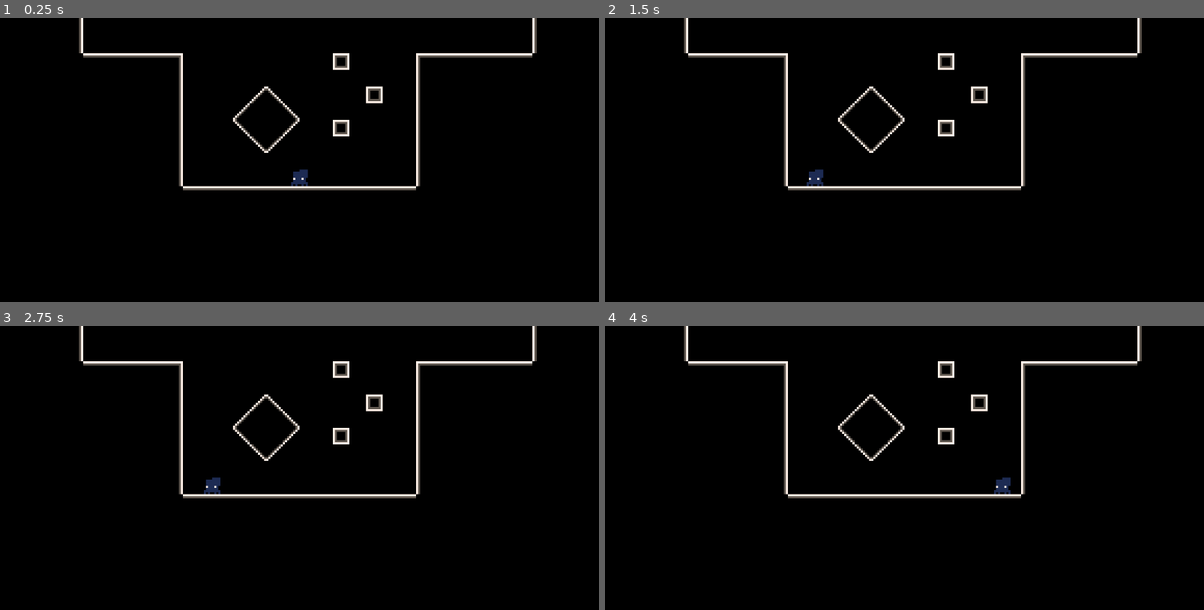
Above: before the commit, frames 1-4 (two rows, left to right).
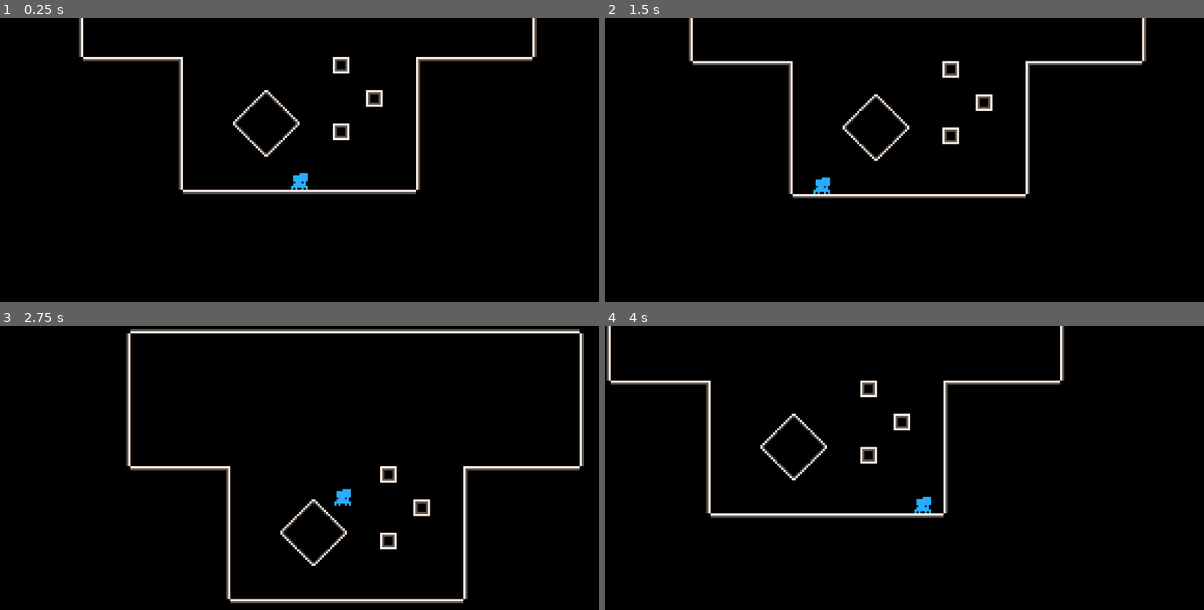
Above: after the commit, the same moments.

Repository: Flamenccio/spider-jump
Game: Godot game, scene res://world.tscn
Two runs of this game, one before a commit and one after it. Both use one fixed random seed, a clock stepped at 60 frames per second and the inputs below.
Inputs (mouse positions are in pixels of both pictures, inside the frame that each line leads up to):
- Up to frame 1 (0.25 s): no input
- Up to frame 2 (1.5 s): tap Enter at 0.5 s; move the mouse to (1036, 168) at 0.52 s; press the mouse at (1036, 168) at 0.53 s; hold D (move_right) 0.53-1.25 s; release the mouse at (1036, 168) at 1.25 s; drag from (784, 202) to (874, 253) at 1.27 s
- Up to frame 3 (2.75 s): move the mouse to (359, 419) at 2.02 s; hold D (move_right) from 2.03 s (still down); tap Delete at 2.1 s
- Up to frame 4 (4 s): release D (move_right) at 2.75 s; drag from (874, 561) to (724, 442) at 2.77 s; move the mouse to (1084, 544) at 3.52 s; hold A (move_left) from 3.53 s (still down); tap V at 3.6 s

The runs differ from the first frame. In frame 1, 3.3% of the frame differs, in the area x 13-90%, y 12-63%; in frame 2, 5.6%; in frame 3, 7.5%, in the area x 13-98%, y 0-98%; in frame 4, 5.8%.

Commit message:
adjust player collider

Diff:
--- /dev/null
+++ b/camera.gd
@@ -0,0 +1,7 @@
+extends Camera2D
+
+@export var _follow_target: Node2D
+
+func _process(delta: float) -> void:
+	if _follow_target != null:
+		global_position = _follow_target.global_position
--- /dev/null
+++ b/tilemap_baker/TilemapCollisionBaker.gd
@@ -0,0 +1,173 @@
+@tool
+extends StaticBody2D
+
+## This script pre-bakes collisions for square tilemaps, therefore optimizing code
+## and getting rid of weird physics bugs!
+##
+## How it works TLDR:
+## This script finds the position of every tile on the layer you've selected from the top left
+## It then goes to the right until it reaches an edge, then created a rectange CollisionShape2D
+##    and places it in the correct position and size. It keeps doing this until it reaches the end.
+## For further optimizations, it combines different rows of CollisionShapes if
+##    they are the same size.
+
+## Your TileMapLayer Nodes
+@export var tilemaplayers_nodepaths: Array[NodePath]
+
+## Whether or not you want the children of this node to be deleted on run or not.
+## Be careful with this!
+@export var delete_children_on_run: bool = true
+
+## A fake button to run the code. Bakes collisions and adds colliders as children to this node!
+@export var run_script: bool = false : set = run_code
+
+func run_code(_fake_bool = null):
+	if delete_children_on_run:
+		delete_children()
+
+	if tilemaplayers_nodepaths.is_empty():
+		print("Hey, you forgot to add tilemaplayers to bake!")
+		return
+
+	for tile_map_path: NodePath in tilemaplayers_nodepaths:
+		var tile_map: TileMapLayer = get_node(tile_map_path)
+		if tile_map == null:
+			print("Hey, there's a null TileMapLayer in your nodepaths!")
+			return
+
+		bake_tilemaplayer(tile_map)
+
+func bake_tilemaplayer(tile_map: TileMapLayer):
+	var tile_size = tile_map.tile_set.tile_size
+	var tilemap_locations = tile_map.get_used_cells()
+
+	if tilemap_locations.size() == 0:
+		print("Hey, this tilemap layer is empty!")
+		return
+
+	# I use .pop_back() to go through the array, so I sort them from bottom right to top left.
+	tilemap_locations.sort_custom(sortVectorsByY)
+
+	var last_loc: Vector2i = Vector2i(-99999, -99999)
+	var size: Vector2i = Vector2i(1, 1)
+	var xMarginStart = 0
+
+	print("Starting first pass (Creating initial colliders)...")
+
+	var first_colliders_arr = []
+	## First pass: add horizontal rect colliders starting from the top left
+	while true:
+		var temp_loc = tilemap_locations.pop_back()
+
+		if temp_loc == null:
+			# Add the last collider and break out of loop
+			var newXPos = (xMarginStart + abs(last_loc.x - xMarginStart) / 2.0 + 0.5) * tile_size.x
+			@warning_ignore("integer_division")
+			var newYPos = last_loc.y * tile_size.y - (-tile_size.y / 2)
+			first_colliders_arr.append(createCollisionShape(Vector2i(newXPos, newYPos), size, tile_size))
+			print("Finished calculating first pass!")
+			break
+
+		if last_loc == Vector2i(-99999, -99999):
+			last_loc = temp_loc
+			xMarginStart = temp_loc.x
+			continue
+
+		if last_loc.y == temp_loc.y and abs(last_loc.x - temp_loc.x) == 1:
+			size += Vector2i(1,0)
+		else:
+			var newXPos = (xMarginStart + abs(last_loc.x - xMarginStart) / 2.0 + 0.5) * tile_size.x
+			@warning_ignore("integer_division")
+			var newYPos = last_loc.y * tile_size.y - (-tile_size.y / 2)
+			first_colliders_arr.append(createCollisionShape(Vector2i(newXPos, newYPos), size, tile_size))
+			size = Vector2i(1, 1)
+			xMarginStart = temp_loc.x
+			#print("New row placed at (%s, %s)" % [newXPos, newYPos])
+
+		last_loc = temp_loc
+
+	## Sort collider nodes for use in second pass
+	first_colliders_arr.sort_custom(sortNodesByX)
+
+	var last_collider_pos: Vector2 = Vector2(-99999, -99999)
+	var last_collider
+	var colliders_to_merge = 1 # Used to count how many colliders will merge
+
+	var second_colliders_arr = []
+
+	print("Starting second pass (Merging colliders)...")
+
+	## Second pass: Merge colliders that are on top of eachother and are the same size
+	while true:
+		var temp_collider = first_colliders_arr.pop_back()
+
+		if temp_collider == null:
+			# Add final merged collider and break
+			last_collider.shape.size.y = tile_size.y * colliders_to_merge
+			last_collider.position.y -= (colliders_to_merge / 2.0 - 0.5) * tile_size.y
+			second_colliders_arr.append(last_collider)
+
+			print("Finished baking tilemap collisions!")
+			break
+
+		if last_collider_pos == Vector2(-99999, -99999):
+			last_collider_pos = temp_collider.position
+			last_collider = temp_collider
+			continue
+
+		var tile_y_distance = abs(temp_collider.position.y - last_collider_pos.y) / tile_size.y
+		if last_collider_pos.x == temp_collider.position.x and tile_y_distance == 1 and temp_collider.shape.size.x == last_collider.shape.size.x:
+			#print("Adding 1 to the merge")
+			colliders_to_merge += 1
+			last_collider_pos = temp_collider.position
+		else:
+			#print("Merging %s colliders" % colliders_to_merge)
+			last_collider_pos = temp_collider.position
+			last_collider.shape.size.y = tile_size.y * colliders_to_merge
+			last_collider.position.y -= (colliders_to_merge / 2.0 - 0.5) * tile_size.y
+			second_colliders_arr.append(last_collider)
+
+			colliders_to_merge = 1
+
+		last_collider = temp_collider
+
+	## Adds all colliders as children to this node
+	for collider in second_colliders_arr:
+		add_child(collider, true)
+		collider.owner = get_tree().edited_scene_root
+
+		## Sets the collider to position itself on top of the layer (if the tilemaplayer has been moved)
+		collider.position += tile_map.position
+
+
+func createCollisionShape(pos, size, tile_size) -> CollisionShape2D:
+	var collisionShape = CollisionShape2D.new()
+	var rectangleShape = RectangleShape2D.new()
+
+	rectangleShape.size = size * tile_size
+	collisionShape.set_shape(rectangleShape)
+	collisionShape.position = pos
+
+	return collisionShape
+
+func delete_children():
+	for child in get_children():
+		child.queue_free()
+
+## Sorts array of vectors in ascending order with respect to Y
+func sortVectorsByY(a, b):
+	if a.y > b.y:
+		return true
+	if a.y == b.y:
+		if a.x > b.x:
+			return true
+	return false
+
+## Sorts array of nodes in ascending order with respects to position
+func sortNodesByX(a, b):
+	if a.position.x > b.position.x:
+		return true
+	if a.position.x == b.position.x:
+		if a.position.y > b.position.y:
+			return true
+	return false
--- a/world.tscn
+++ b/world.tscn
@@ -1,9 +1,10 @@
-[gd_scene load_steps=12 format=4 uid="uid://c6antsn5ngihu"]
+[gd_scene load_steps=13 format=4 uid="uid://c6antsn5ngihu"]
 
 [ext_resource type="Texture2D" uid="uid://wi6e3alnmqh0" path="res://sprites/main.png" id="1_f3sb7"]
 [ext_resource type="Script" uid="uid://ckhvctyix6juc" path="res://crawl.gd" id="2_tlwt5"]
 [ext_resource type="Script" uid="uid://dmmbpsi8ggh0o" path="res://jump.gd" id="3_036b0"]
 [ext_resource type="Script" uid="uid://b6it1roy42jng" path="res://input_service.gd" id="3_aqk2v"]
+[ext_resource type="Script" uid="uid://s78nwwn8edpf" path="res://camera.gd" id="4_036b0"]
 
 [sub_resource type="PhysicsMaterial" id="PhysicsMaterial_tlwt5"]
 friction = 0.0
@@ -76,19 +77,22 @@
 sources/0 = SubResource("TileSetAtlasSource_fj7yv")
 
 [sub_resource type="PhysicsMaterial" id="PhysicsMaterial_f3sb7"]
+bounce = 1.0
+absorbent = true
 
-[sub_resource type="RectangleShape2D" id="RectangleShape2D_f3sb7"]
-size = Vector2(6, 6)
+[sub_resource type="CapsuleShape2D" id="CapsuleShape2D_036b0"]
+radius = 3.0
+height = 6.0
 
-[sub_resource type="AtlasTexture" id="AtlasTexture_f3sb7"]
+[sub_resource type="AtlasTexture" id="AtlasTexture_036b0"]
 atlas = ExtResource("1_f3sb7")
-region = Rect2(0, 0, 16, 16)
+region = Rect2(0, 80, 16, 16)
 
 [sub_resource type="SpriteFrames" id="SpriteFrames_f3sb7"]
 animations = [{
 "frames": [{
 "duration": 1.0,
-"texture": SubResource("AtlasTexture_f3sb7")
+"texture": SubResource("AtlasTexture_036b0")
 }],
 "loop": false,
 "name": &"idle",
@@ -114,7 +118,7 @@
 
 [node name="Collider" type="CollisionShape2D" parent="Player"]
 position = Vector2(0, 1)
-shape = SubResource("RectangleShape2D_f3sb7")
+shape = SubResource("CapsuleShape2D_036b0")
 
 [node name="Sprite" type="AnimatedSprite2D" parent="Player"]
 sprite_frames = SubResource("SpriteFrames_f3sb7")
@@ -135,8 +139,12 @@
 action_active = true
 metadata/_custom_type_script = "uid://btqms6rhikc4v"
 
-[node name="Camera" type="Camera2D" parent="."]
+[node name="Camera" type="Camera2D" parent="." node_paths=PackedStringArray("_follow_target")]
 zoom = Vector2(4, 4)
+position_smoothing_enabled = true
+position_smoothing_speed = 2.0
+script = ExtResource("4_036b0")
+_follow_target = NodePath("../Player")
 
 [node name="InputService" type="Node" parent="." node_paths=PackedStringArray("_pull_origin")]
 script = ExtResource("3_aqk2v")
Not shown, added: camera.gd.uid
Not shown, added: tilemap_baker/TilemapCollisionBaker.gd.uid
